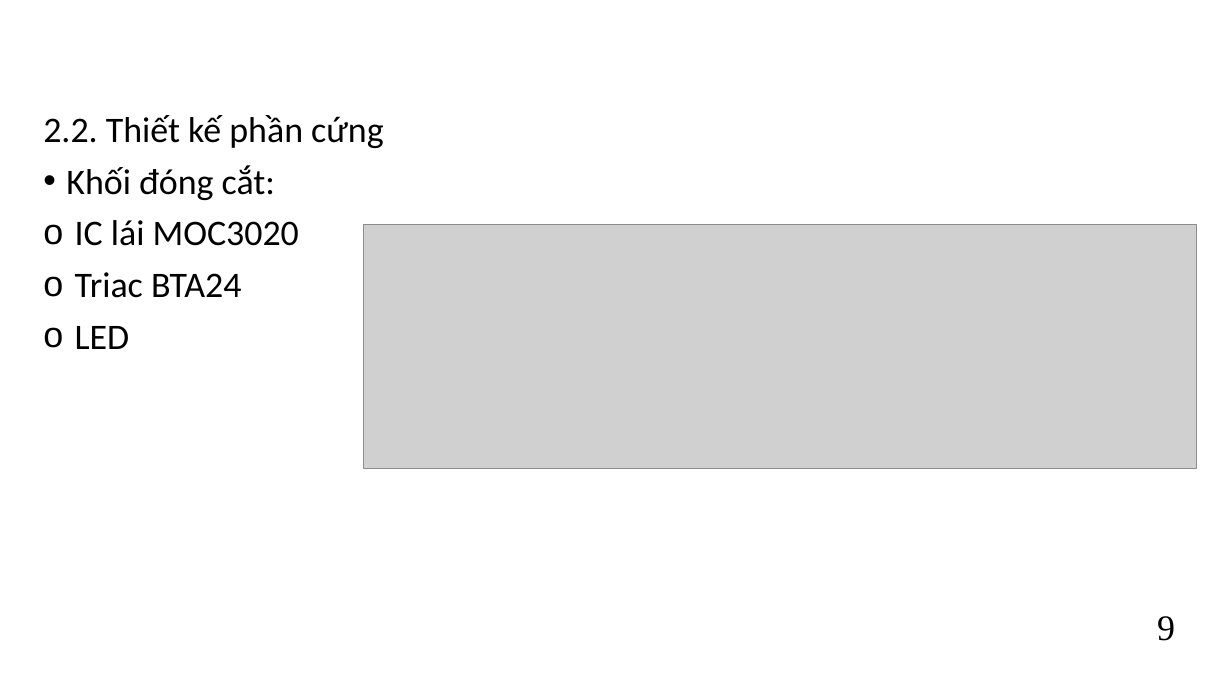
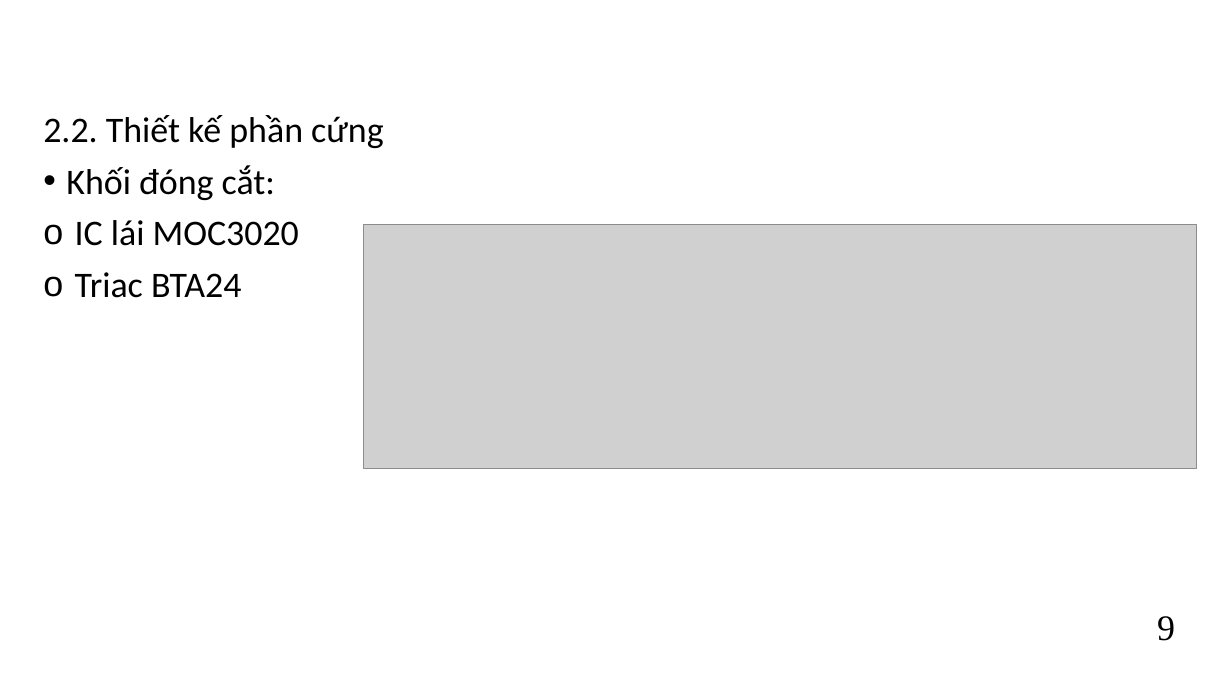
Before and after one commit to kurooroo/DATN, a slide deck: slide 12 of documents/Slide Đồ án tốt nghiệp_Nguyễn Tuấn Anh_REV1.pptx. Drawn at 1232x693 pixels with LibreOffice and Linux fonts; fonts in the diff are those of the drawing; grey boxes stand for pictures; background and template pictures are left out. Boxes give left, top, right and bottom in pixels: in the first picture for what was removed or moved away, otherwise in the second. Text is boxed around its words. In the diff, an @@ line names an element or a change of style, - is before the commit and + after.

```diff
--- a/documents/Slide Đồ án tốt nghiệp_Nguyễn Tuấn Anh_REV1.pptx
+++ b/documents/Slide Đồ án tốt nghiệp_Nguyễn Tuấn Anh_REV1.pptx
@@ text at bbox=[75, 326, 130, 349]: paragraph removed @@
-o LED
```
Also in this commit, not shown: 12 other slides changed, 3 other files.
